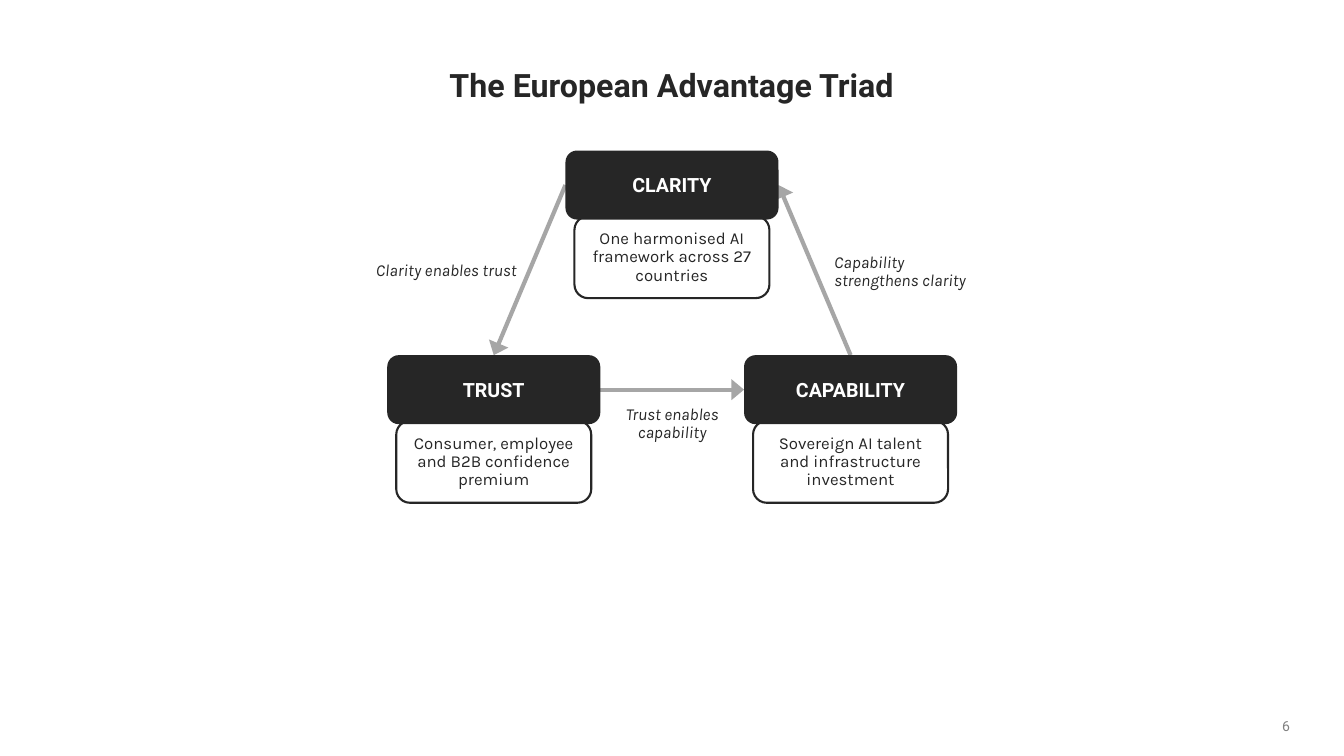
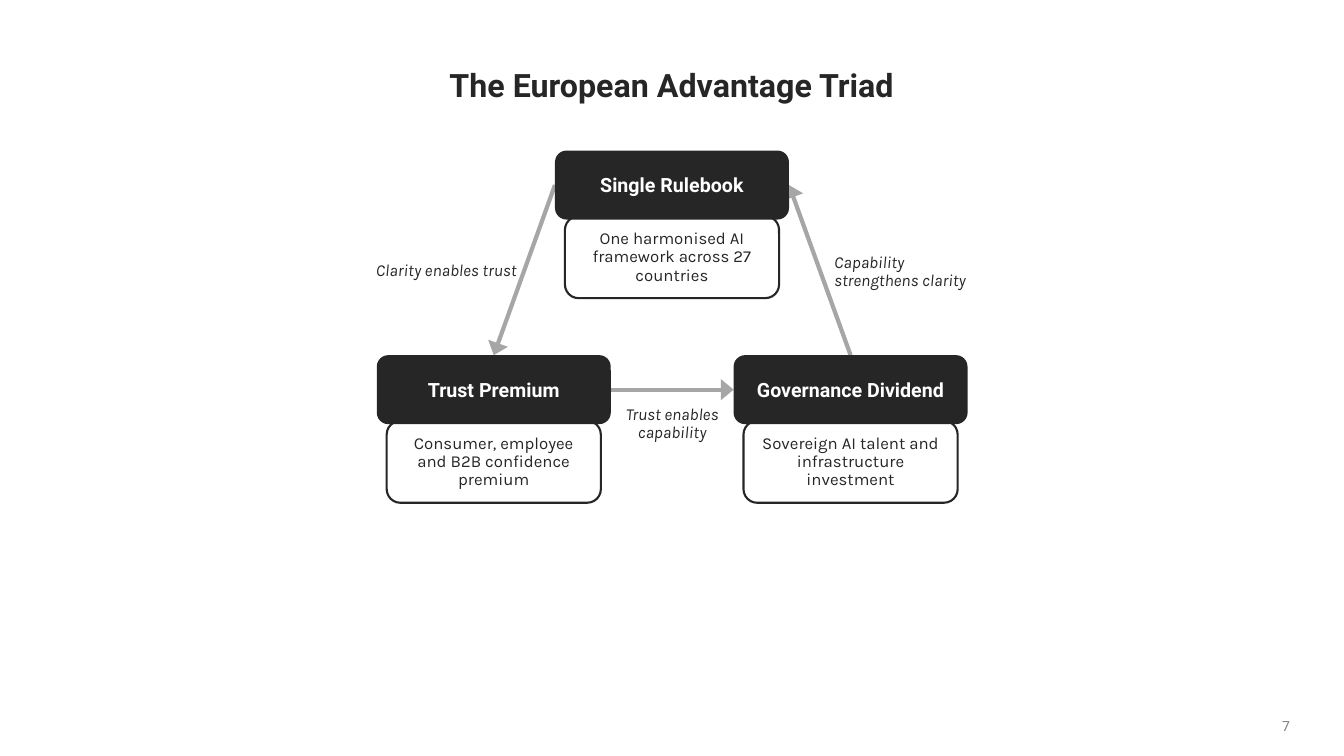
Before and after one commit to shartgers/book, a slide deck: slide 7 of input/AI Transformation framework for European CEO’s.pptx (slide 6 before the commit). Drawn at 1344x756 pixels with LibreOffice and Linux fonts; fonts in the diff are those of the drawing; background and template pictures are left out. Boxes give left, top, right and bottom in pixels: in the first picture for what was removed or moved away, otherwise in the second. Text is boxed around its words. In the diff, an @@ line names an element or a change of style, - is before the commit and + after.

```diff
--- a/input/AI Transformation framework for European CEO’s.pptx
+++ b/input/AI Transformation framework for European CEO’s.pptx
@@ rounded rectangle "Single Rulebook": place and size @@
-rounded rectangle "Single Rulebook" at bbox=[566, 150, 778, 220]
+rounded rectangle "Single Rulebook" at bbox=[556, 150, 789, 220]
@@ text in rounded rectangle at bbox=[600, 177, 743, 196]: text changed @@
-CLARITY
+Single Rulebook
@@ arrow moved from (566, 186) - (494, 355) to (556, 186) - (494, 355) @@
@@ arrow moved from (851, 355) - (778, 186) to (851, 355) - (789, 186) @@
@@ rounded rectangle "One harmonised AI framework across ...": place and size @@
-rounded rectangle "One harmonised AI framework across ..." at bbox=[575, 217, 769, 298]
+rounded rectangle "One harmonised AI framework across ..." at bbox=[565, 217, 778, 298]
@@ rounded rectangle "Trust Premium": place and size @@
-rounded rectangle "Trust Premium" at bbox=[387, 355, 600, 424]
+rounded rectangle "Trust Premium" at bbox=[377, 355, 611, 424]
@@ rounded rectangle "Governance Dividend": place and size @@
-rounded rectangle "Governance Dividend" at bbox=[744, 355, 957, 424]
+rounded rectangle "Governance Dividend" at bbox=[734, 355, 968, 424]
@@ text in rounded rectangle at bbox=[428, 382, 559, 397]: text changed @@
-TRUST
+Trust Premium
@@ text in rounded rectangle at bbox=[757, 382, 944, 397]: text changed @@
-CAPABILITY
+Governance Dividend
@@ arrow moved from (601, 390) - (744, 390) to (611, 390) - (734, 390) @@
@@ rounded rectangle "Consumer, employee and B2B confidence ...": place and size @@
-rounded rectangle "Consumer, employee and B2B confidence ..." at bbox=[396, 421, 591, 503]
+rounded rectangle "Consumer, employee and B2B confidence ..." at bbox=[387, 421, 601, 503]
@@ rounded rectangle "Sovereign AI talent and infrastructure ...": place and size @@
-rounded rectangle "Sovereign AI talent and infrastructure ..." at bbox=[753, 421, 948, 503]
+rounded rectangle "Sovereign AI talent and infrastructure ..." at bbox=[744, 421, 958, 503]
@@ page number at bbox=[1282, 721, 1290, 731]: text changed @@
-6
+7
```
Also in this commit, not shown: 1 slide added, 39 other files.
